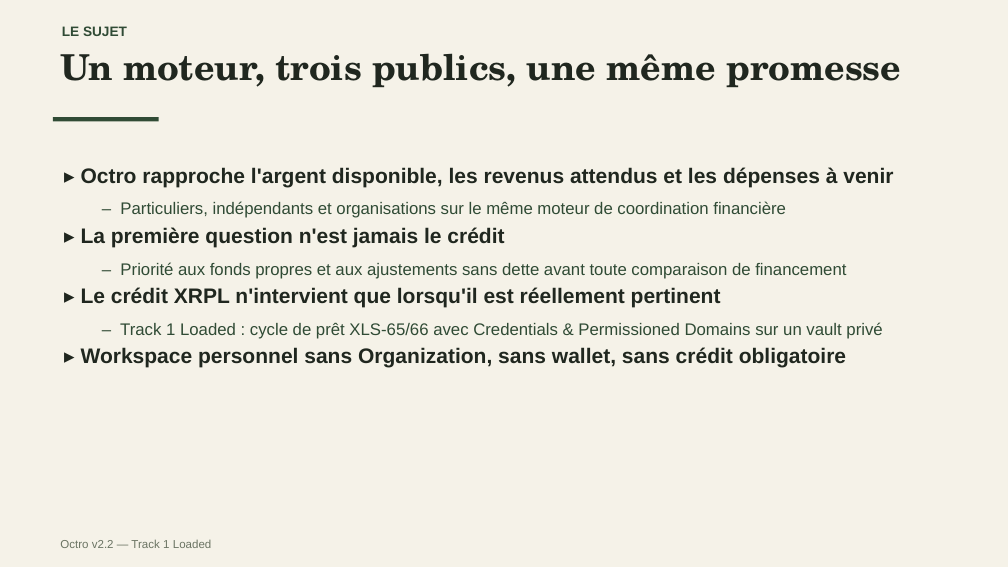
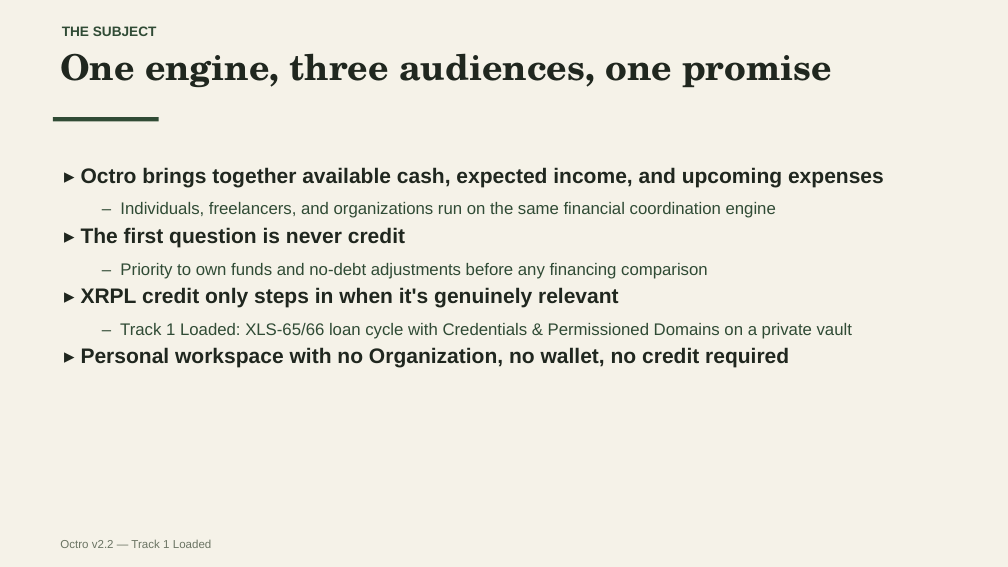
Before and after one commit to KaiZenKOS/Octro, a slide deck: slide 2 of docs/presentation/octro-presentation.pptx. Drawn at 1008x567 pixels with LibreOffice and Linux fonts; fonts in the diff are those of the drawing. Boxes give left, top, right and bottom in pixels: in the first picture for what was removed or moved away, otherwise in the second. Text is boxed around its words. In the diff, an @@ line names an element or a change of style, - is before the commit and + after.

```diff
--- a/docs/presentation/octro-presentation.pptx
+++ b/docs/presentation/octro-presentation.pptx
@@ text at (x1=62, y1=26, x2=157, y2=36): text changed @@
-LE SUJET
+THE SUBJECT
@@ text at (x1=60, y1=53, x2=832, y2=88): text changed @@
-Un moteur, trois publics, une même promesse
+One engine, three audiences, one promise
@@ text at (x1=81, y1=167, x2=884, y2=368): text changed @@
-▸ Octro rapproche l'argent disponible, les revenus attendus et les dépenses à venir
-  – Particuliers, indépendants et organisations sur le même moteur de coordination financière
-▸ La première question n'est jamais le crédit
-  – Priorité aux fonds propres et aux ajustements sans dette avant toute comparaison de financement
-▸ Le crédit XRPL n'intervient que lorsqu'il est réellement pertinent
-  – Track 1 Loaded : cycle de prêt XLS-65/66 avec Credentials & Permissioned Domains sur un vault privé
-▸ Workspace personnel sans Organization, sans wallet, sans crédit obligatoire
+▸ Octro brings together available cash, expected income, and upcoming expenses
+  – Individuals, freelancers, and organizations run on the same financial coordination engine
+▸ The first question is never credit
+  – Priority to own funds and no-debt adjustments before any financing comparison
+▸ XRPL credit only steps in when it's genuinely relevant
+  – Track 1 Loaded: XLS-65/66 loan cycle with Credentials & Permissioned Domains on a private vault
+▸ Personal workspace with no Organization, no wallet, no credit required
```
Also in this commit, not shown: 7 other slides changed, 2 slides added, 2 slides removed.
